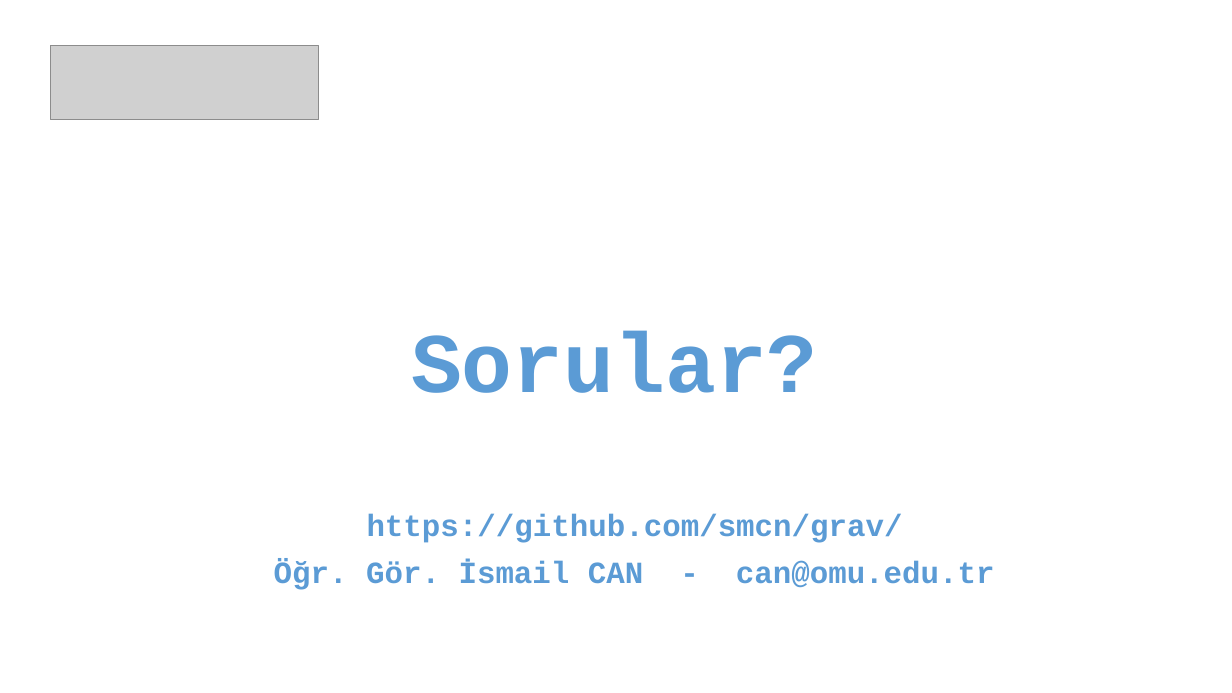
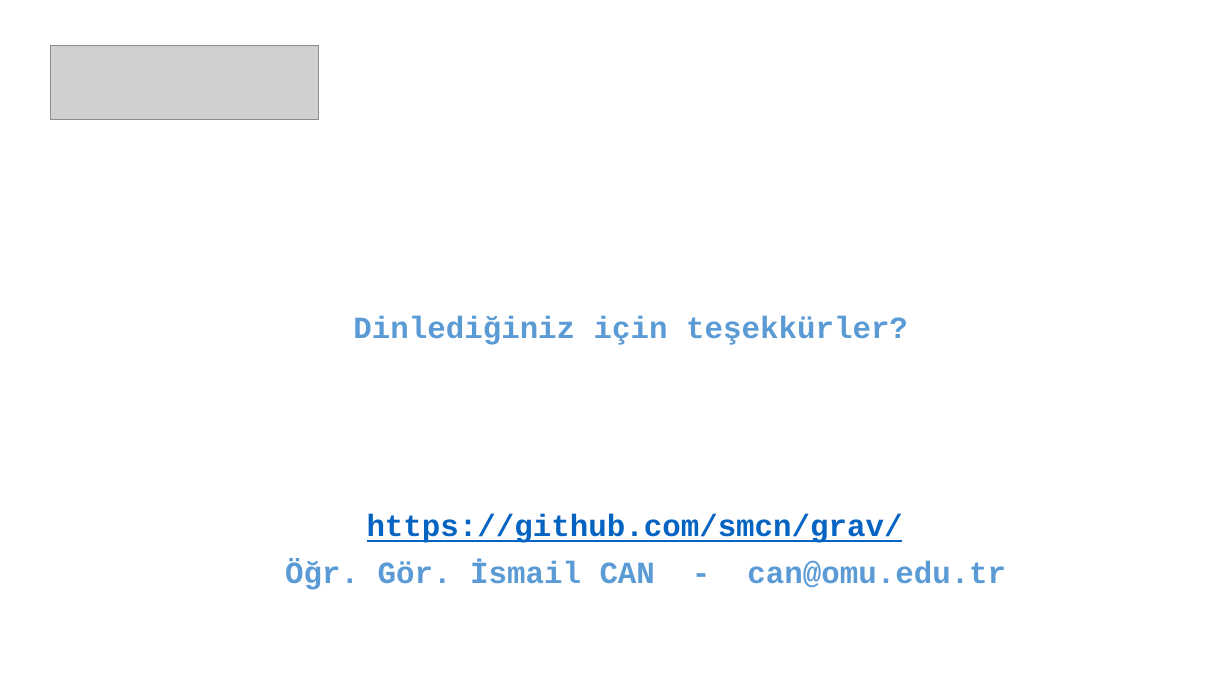
Before and after one commit to smcn/grav, a slide deck: slide 23 of Grav.pptx (slide 22 before the commit). Drawn at 1232x693 pixels with LibreOffice and Linux fonts; fonts in the diff are those of the drawing; grey boxes stand for pictures; background and template pictures are left out. Boxes give left, top, right and bottom in pixels: in the first picture for what was removed or moved away, otherwise in the second. Text is boxed around its words. In the diff, an @@ line names an element or a change of style, - is before the commit and + after.

```diff
--- a/Grav.pptx
+++ b/Grav.pptx
@@ text at (353,316,908,345): text changed; size 66 to 24 pt @@
-Sorular?
+Dinlediğiniz için teşekkürler?
@@ text "https://github.com/smcn/grav/" at (367,514,903,543): text colour #5B9BD5 to #0563C1, underline on @@
@@ text "Öğr. Gör. İsmail CAN - ...": place and size @@
-text "Öğr. Gör. İsmail CAN - ..." at (274,560,995,590)
+text "Öğr. Gör. İsmail CAN - ..." at (285,560,1006,590)
```
Also in this commit, not shown: 3 other slides changed, 1 slide added.
